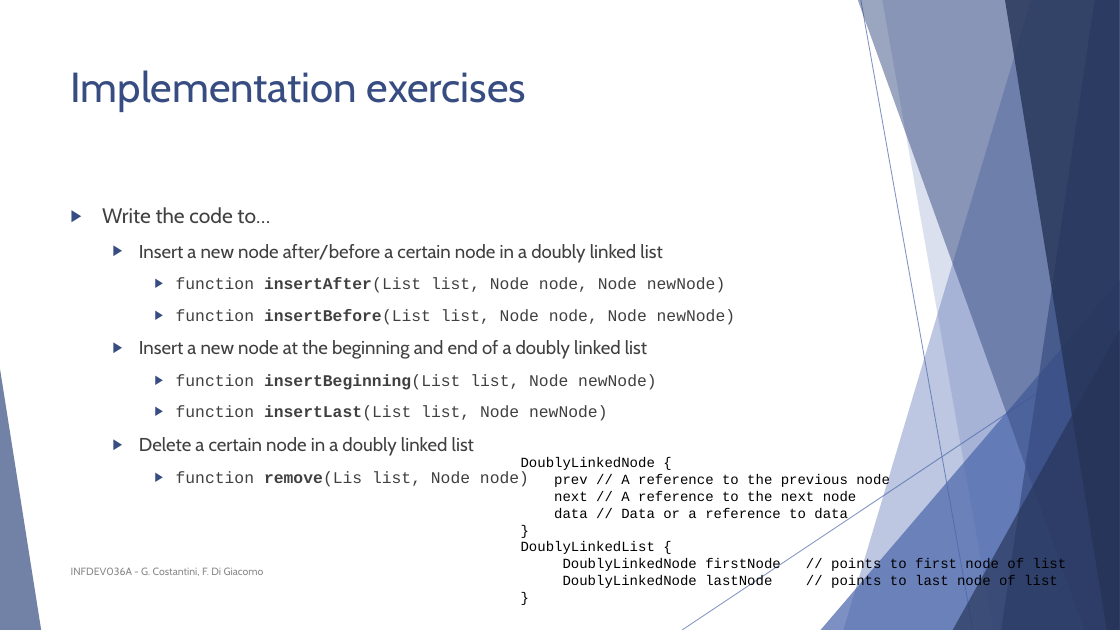
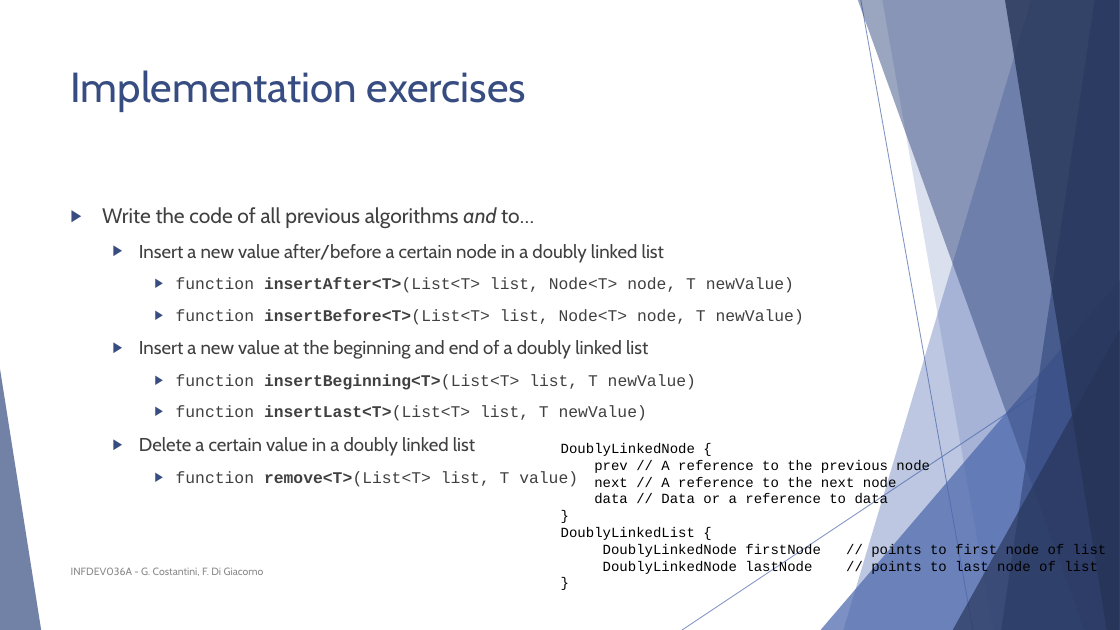
Before and after one commit to FurkanAndac/Development-6A, a slide deck: slide 21 of Lesson slides/Unit 3 - List, Stack, Queue.pptx. Drawn at 1120x630 pixels with LibreOffice and Linux fonts; fonts in the diff are those of the drawing. Boxes give left, top, right and bottom in pixels: in the first picture for what was removed or moved away, otherwise in the second. Text is boxed around its words. In the diff, an @@ line names an element or a change of style, - is before the commit and + after.

```diff
--- a/Lesson slides/Unit 3 - List, Stack, Queue.pptx
+++ b/Lesson slides/Unit 3 - List, Stack, Queue.pptx
@@ text at [102,207,804,487]: text changed @@
-▶ Write the code to…
-  ▶ Insert a new node after/before a certain node in a doubly linked list
-    ▶ function insertAfter(List list, Node node, Node newNode)
-    ▶ function insertBefore(List list, Node node, Node newNode)
-  ▶ Insert a new node at the beginning and end of a doubly linked list
-    ▶ function insertBeginning(List list, Node newNode)
-    ▶ function insertLast(List list, Node newNode)
-  ▶ Delete a certain node in a doubly linked list
-    ▶ function remove(Lis list, Node node)
+▶ Write the code of all previous algorithms and to…
+  ▶ Insert a new value after/before a certain node in a doubly linked list
+    ▶ function insertAfter<T>(List<T> list, Node<T> node, T newValue)
+    ▶ function insertBefore<T>(List<T> list, Node<T> node, T newValue)
+  ▶ Insert a new value at the beginning and end of a doubly linked list
+    ▶ function insertBeginning<T>(List<T> list, T newValue)
+    ▶ function insertLast<T>(List<T> list, T newValue)
+  ▶ Delete a certain value in a doubly linked list
+    ▶ function remove<T>(List<T> list, T value)
@@ text "DoublyLinkedNode {": place and size @@
-text "DoublyLinkedNode {" at [521,457,1067,590]
+text "DoublyLinkedNode {" at [561,443,1107,575]
```
Also in this commit, not shown: 2 slides added, 1 other file.
